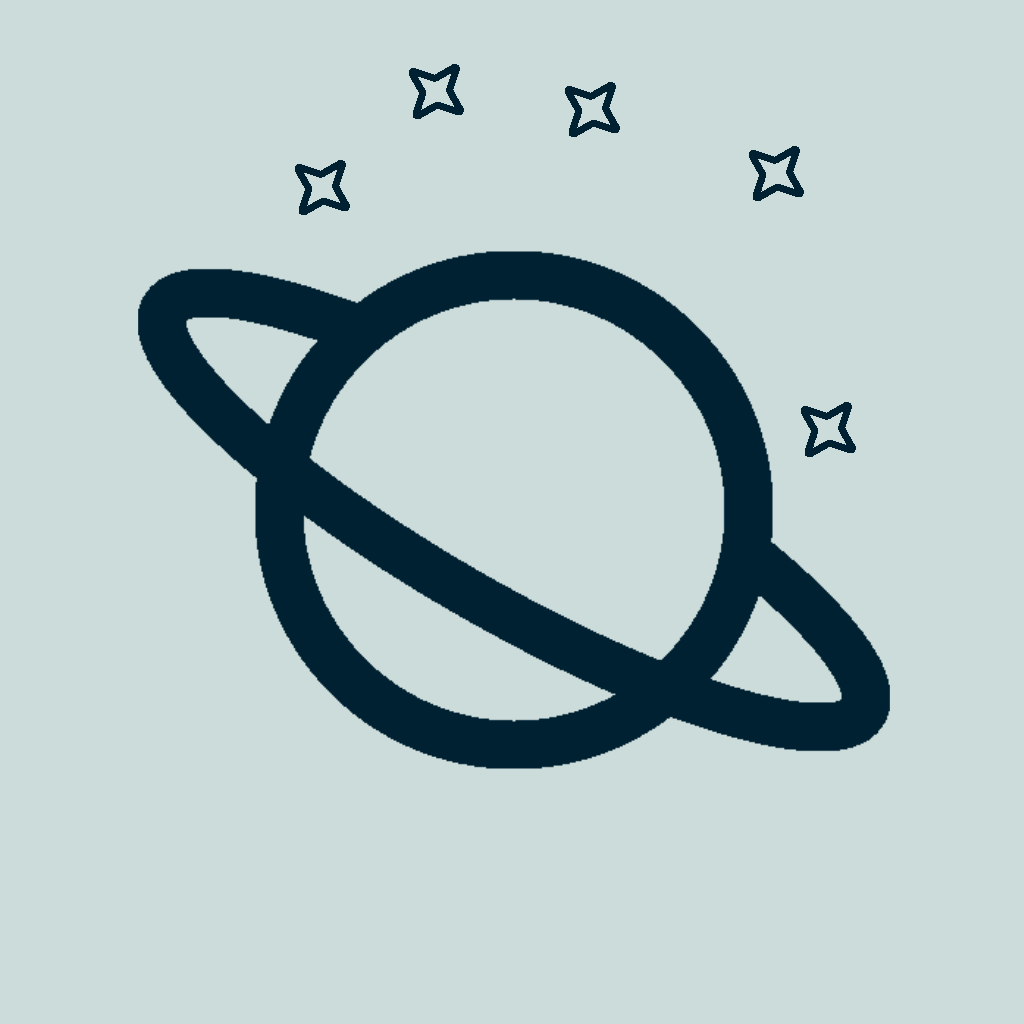
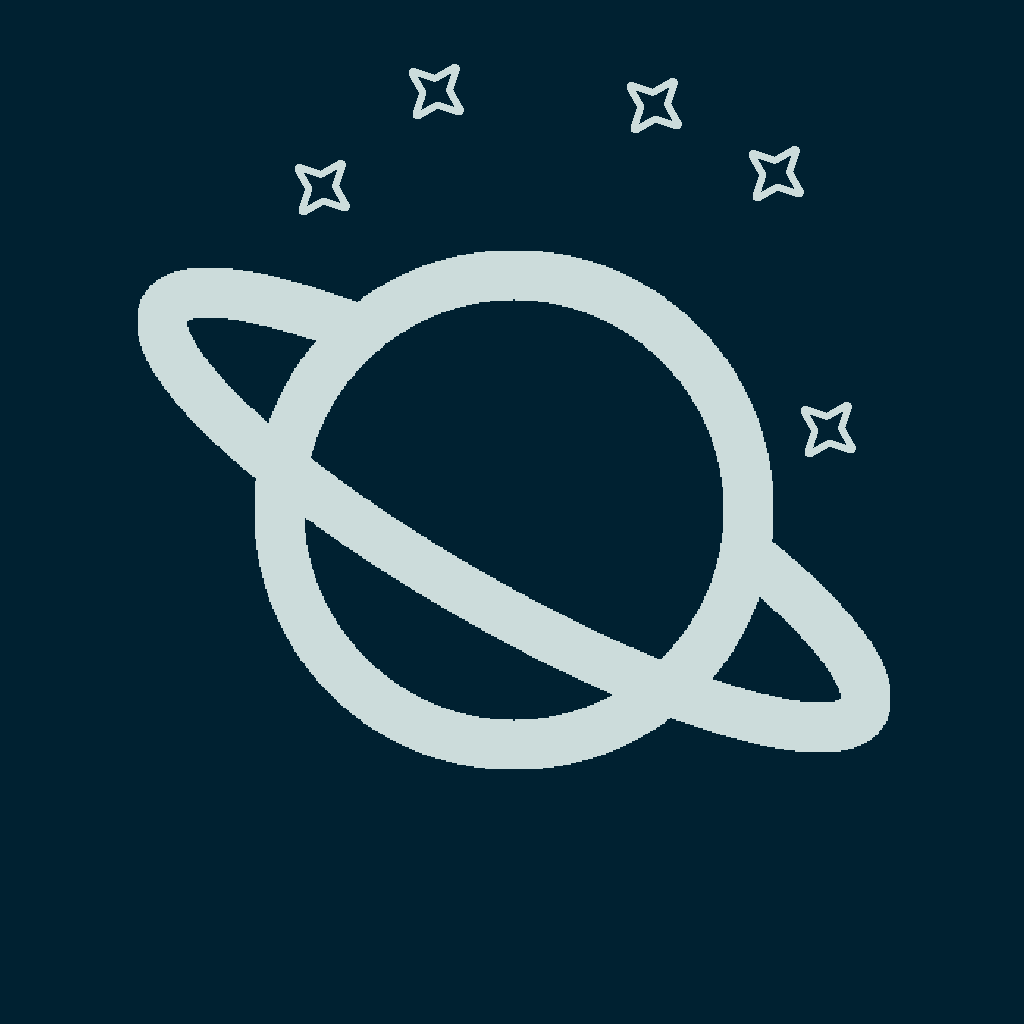
Layered file, before and after one edit (1024 x 1024). Changes by layer:
painted on "cópia de cópia de cópia de cópia de Camada colada" over [801, 402, 856, 457]
painted on "cópia de cópia de cópia de Camada colada" over [749, 146, 804, 201]
painted on "cópia de cópia de Camada colada" over [409, 64, 464, 119]
painted on "cópia de Camada colada" over [565, 78, 682, 137]
painted on "Camada colada" over [295, 160, 350, 215]
painted on "cópia de planet-outline.svg" over [138, 251, 890, 769]
painted on "Fundo" over [0, 0, 1024, 1024]
